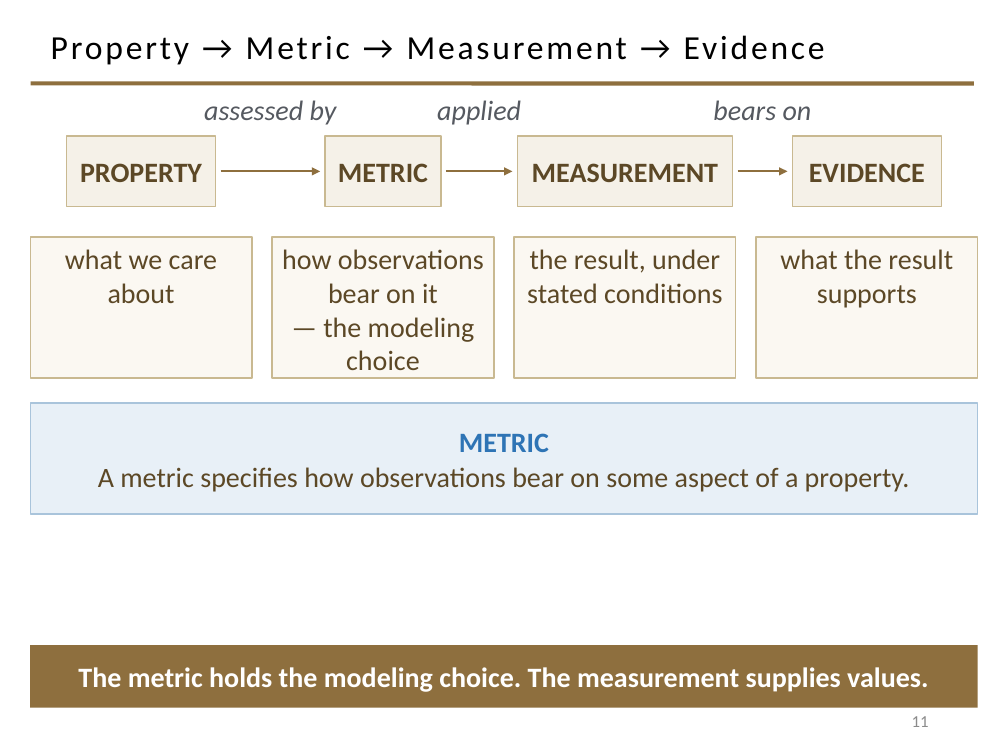
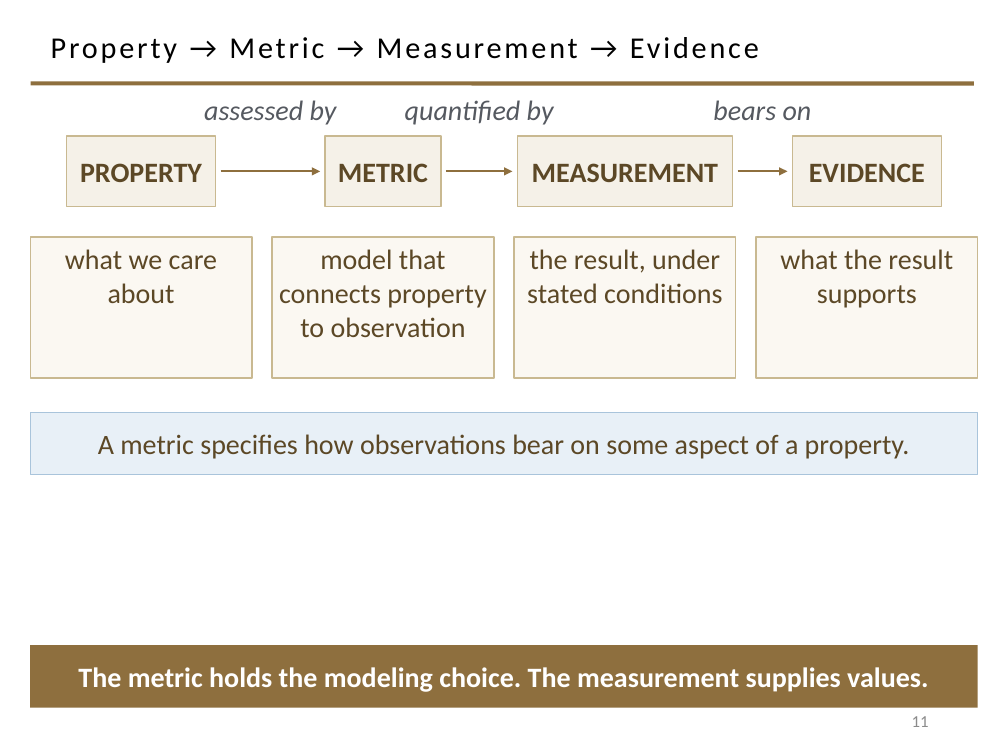
Before and after one commit to davisjam/model-based-agentic-software-engineering, a slide deck: slide 11 of course/lectures/act-1-foundations/09-engineering-decision-making-and-metrics/1-9-Engineering-Decision-Making-and-Metrics.pptx. Drawn at 1008x756 pixels with LibreOffice and Linux fonts; fonts in the diff are those of the drawing; background and template pictures are left out. Boxes give left, top, right and bottom in pixels: in the first picture for what was removed or moved away, otherwise in the second. Text is boxed around its words. In the diff, an @@ line names an element or a change of style, - is before the commit and + after.

```diff
--- a/course/lectures/act-1-foundations/09-engineering-decision-making-and-metrics/1-9-Engineering-Decision-Making-and-Metrics.pptx
+++ b/course/lectures/act-1-foundations/09-engineering-decision-making-and-metrics/1-9-Engineering-Decision-Making-and-Metrics.pptx
@@ title "Property → Metric → Measurement ..." at (x1=51, y1=37, x2=759, y2=63): size 24 to 21.6 pt @@
@@ text at (x1=405, y1=100, x2=554, y2=125): text changed @@
-applied
+quantified by
@@ text in rectangle at (x1=279, y1=249, x2=486, y2=337): text changed @@
-how observations bear on it
-— the modeling choice
+model that connects property to observation
@@ rectangle "A metric specifies how observations ..." resized from (x1=30, y1=403, x2=978, y2=514) to (x1=30, y1=412, x2=978, y2=475) @@
@@ text in rectangle at (x1=459, y1=433, x2=549, y2=452): paragraph removed @@
-METRIC
```
Also in this commit, not shown: 23 other slides changed.
